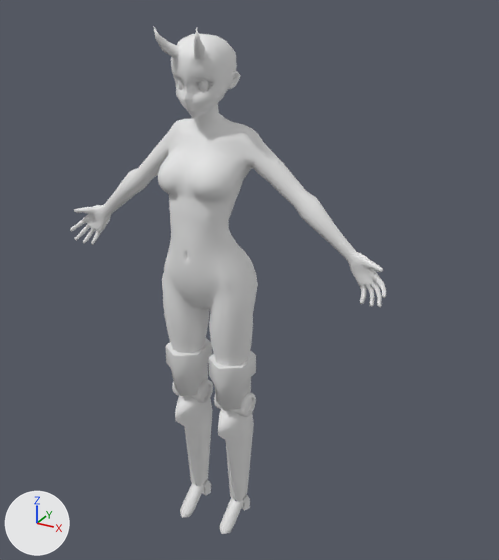
The FBX model Assets/3D/Enemy/Boss/Boss3/Boss3.fbx as it was, and as the next commit left it.
One viewpoint serves both versions: a 50 mm camera at (3.24, -5.07, 5.45) aimed at (0.28, 0.32, 2.76). Arrows for +X, +Y and +Z are at lower left; the lights stay in place.

Objects in the first picture: 'Body_boss'.
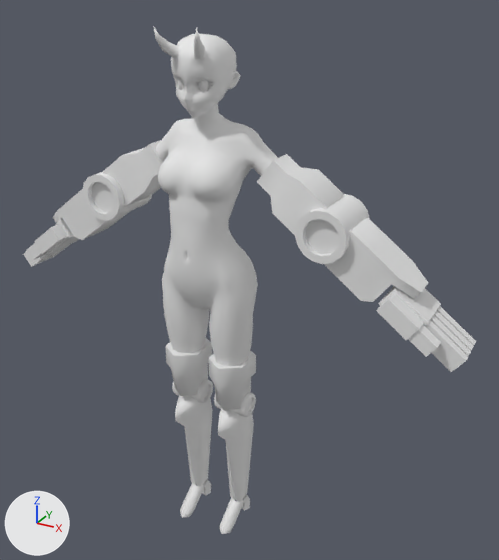
Patch to the scene script:
```diff
--- a/Assets/3D/Enemy/Boss/Boss3/Boss3.fbx.py
+++ b/Assets/3D/Enemy/Boss/Boss3/Boss3.fbx.py
@@ me_plane_016 @@
 # used by ob_body_boss; location = (0.0, 0.0, 0.0)
-me_plane_016.from_pydata(...)  # 2970 vertices, 2884 faces; spans x -1.72..1.72, y -0.37..0.35, z 0.0..5.1
+me_plane_016.from_pydata(...)  # 2642 vertices, 2480 faces; spans x -2.44..2.44, y -0.37..0.48, z 0.0..5.1
+# me_plane_016 part 1: a new loose piece of 96 vertices spanning x 0.93..1.39, y -0.07..0.48, z 3.25..3.71, in mat_boss_mat (white #e7e7e7)
+# me_plane_016 part 2: a new loose piece of 96 vertices spanning x -1.39..-0.93, y -0.07..0.48, z 3.25..3.71, in mat_boss_mat (white #e7e7e7)
+# me_plane_016 part 3: a new loose piece of 68 vertices spanning x 1.68..2.44, y -0.14..0.41, z 2.48..3.12, in mat_boss_mat (white #e7e7e7)
+# me_plane_016 part 4: a new loose piece of 68 vertices spanning x -2.44..-1.68, y -0.14..0.41, z 2.48..3.12, in mat_boss_mat (white #e7e7e7)
+# me_plane_016 part 5: a new loose piece of 26 vertices spanning x 1.15..2.0, y 0.01..0.41, z 2.95..3.55, in mat_boss_mat (white #e7e7e7)
+# me_plane_016 part 6: a new loose piece of 26 vertices spanning x -2.0..-1.15, y 0.01..0.41, z 2.95..3.55, in mat_boss_mat (white #e7e7e7)
+# me_plane_016 part 7: a new loose piece of 20 vertices spanning x 0.48..1.18, y 0.01..0.41, z 3.4..4.03, in mat_boss_mat (white #e7e7e7)
+# me_plane_016 part 8: a new loose piece of 20 vertices spanning x -1.18..-0.48, y 0.01..0.41, z 3.4..4.03, in mat_boss_mat (white #e7e7e7)
+# me_plane_016 part 9: 374 vertices removed from x 0.68..1.72, y 0.04..0.32, z 2.87..3.86
+# me_plane_016 part 10: 374 vertices removed from x -1.72..-0.68, y 0.04..0.32, z 2.87..3.86
 me_plane_016.materials.append(mat_boss_mat)
```

What differs and where, as boxes (x1, y1, x2, y2) in the pictures (499 x 560 px):
'Body_boss', reshaped (43% wider)
    before: (70, 26, 386, 534)
    after: (23, 26, 476, 534)
part 1 of me_plane_016, added
    after: (295, 194, 370, 264)
part 2 of me_plane_016, added
    after: (82, 172, 152, 221)
part 3 of me_plane_016, added
    after: (376, 286, 476, 372)
part 4 of me_plane_016, added
    after: (23, 220, 79, 267)
part 5 of me_plane_016, added
    after: (324, 218, 428, 302)
part 6 of me_plane_016, added
    after: (53, 190, 130, 240)
part 7 of me_plane_016, added
    after: (257, 154, 344, 235)
part 8 of me_plane_016, added
    after: (103, 140, 163, 207)
part 9 of me_plane_016, deleted
    before: (269, 162, 386, 307)
part 10 of me_plane_016, deleted
    before: (70, 148, 160, 245)
